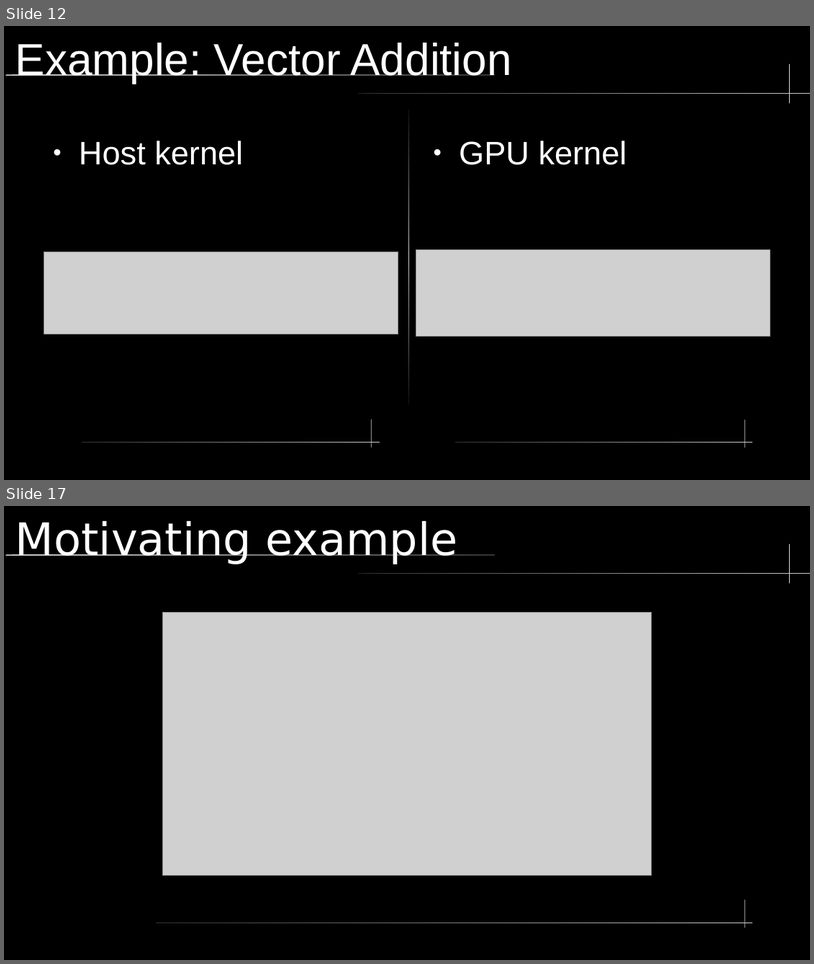
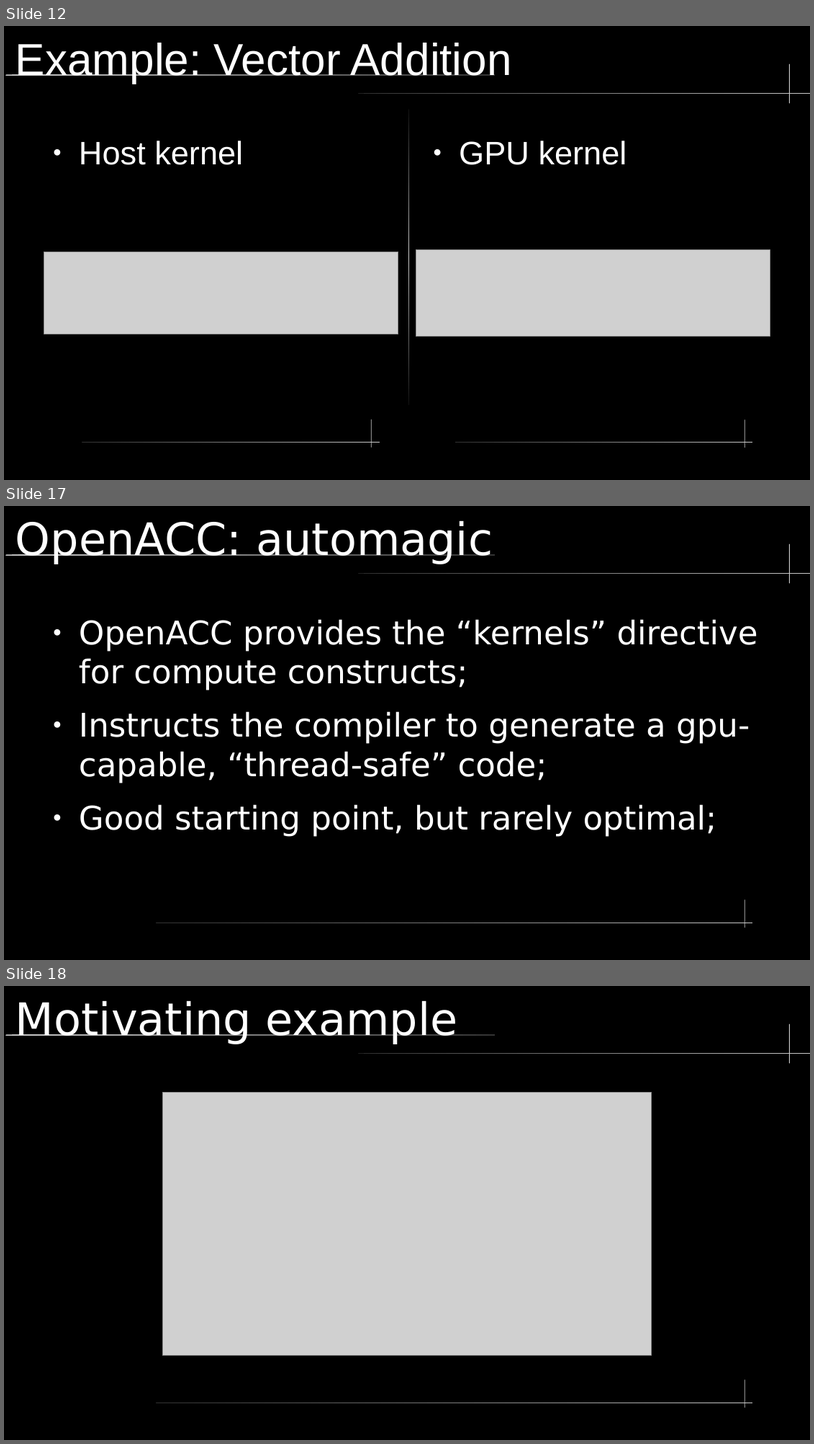
Before and after one commit to LucasGasparinoBSC/presentationUPC, a slide deck: lectureAlyaGPU.odp. Shown one above the other, each under a label of ours: slides 12 and 17 before the commit, slides 12, 17 and 18 after it; the slides between them are not shown. The pictures are 814x964 and 814x1444 pixels, drawn with LibreOffice and Linux fonts; fonts in the diff are those of the drawing; grey boxes stand for pictures. Boxes give left, top, right and bottom in pixels: in the first picture for what was removed or moved away, otherwise in the second. Text is boxed around its words. In the diff, an @@ line names an element or a change of style, - is before the commit and + after.

```diff
--- a/lectureAlyaGPU.odp
+++ b/lectureAlyaGPU.odp
@@ slide 17 added at <box>4,506,810,960</box>, background #000000; not listed: 5 template elements that a slide beside it also shows @@
@@ title added at <box>16,521,493,564</box>, 44 pt, text #FFFFFF @@
+OpenACC: automagic
@@ text added at <box>79,619,759,836</box>, 32 pt, text #FFFFFF @@
+● OpenACC provides the “kernels” directive for compute constructs;
+● Instructs the compiler to generate a gpu-capable, “thread-safe” code;
+● Good starting point, but rarely optimal;
@@ what was slide 17 is now slide 18 @@
```
Also in this commit, not shown: 2 slides changed, 2 other slides added, 2 slides removed, 2 other files.
